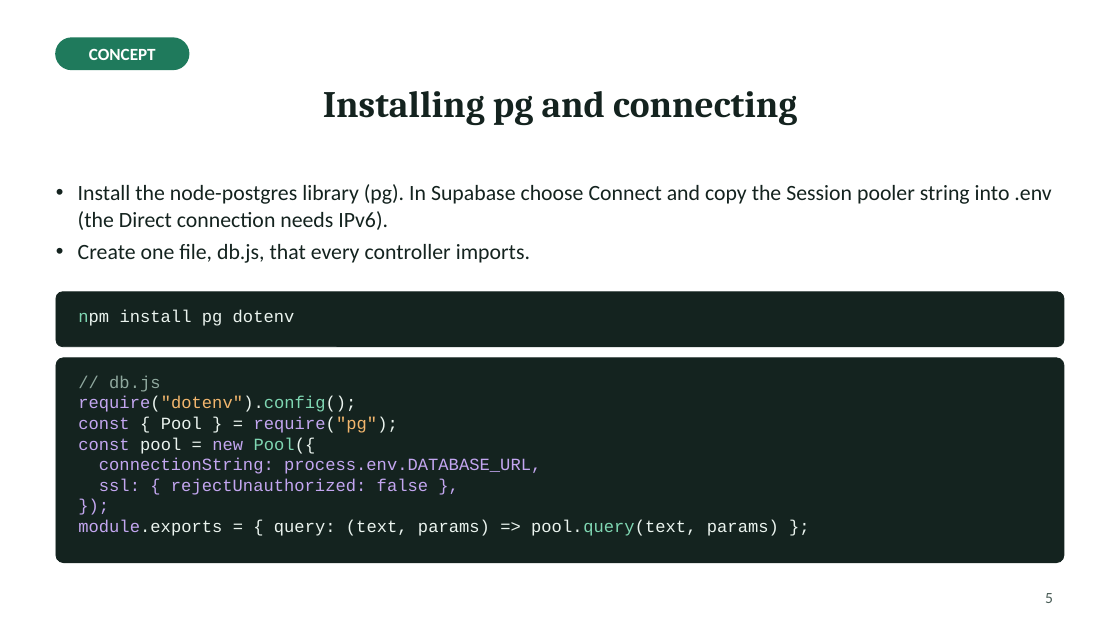
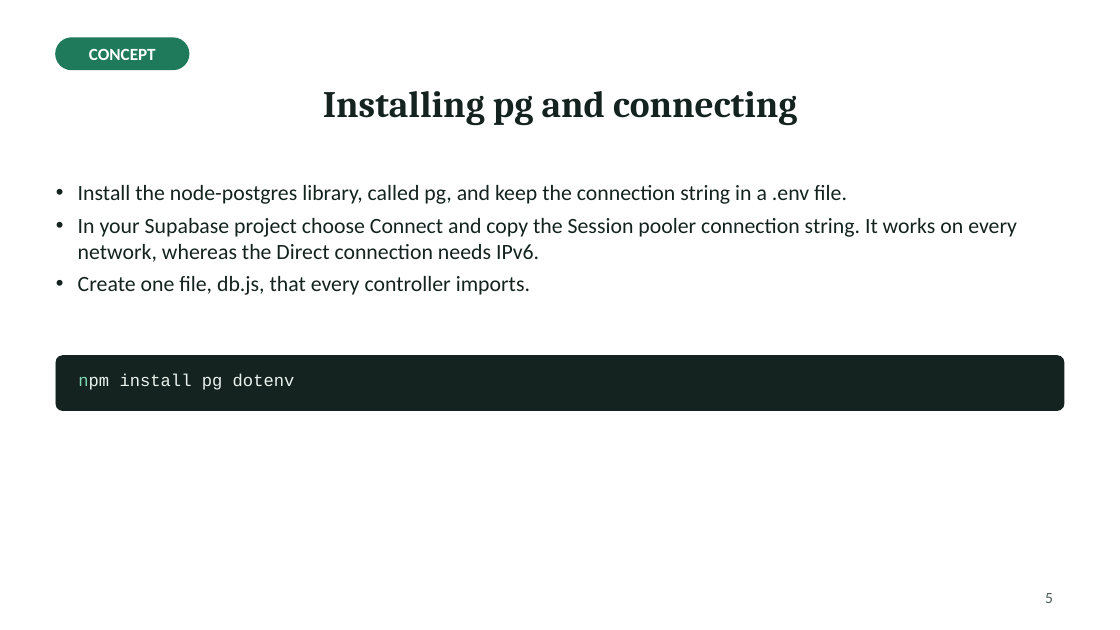
Before and after one commit to Haydzz9/sae104-site, a slide deck: slide 5 of downloads/lecture/Week_11_Lecture_Express_with_PostgreSQL_pg.pptx. Drawn at 1120x630 pixels with LibreOffice and Linux fonts; fonts in the diff are those of the drawing. Boxes give left, top, right and bottom in pixels: in the first picture for what was removed or moved away, otherwise in the second. Text is boxed around its words. In the diff, an @@ line names an element or a change of style, - is before the commit and + after.

```diff
--- a/downloads/lecture/Week_11_Lecture_Express_with_PostgreSQL_pg.pptx
+++ b/downloads/lecture/Week_11_Lecture_Express_with_PostgreSQL_pg.pptx
@@ text at (78,185,1017,262): text changed @@
-• Install the node-postgres library (pg). In Supabase choose Connect and copy the Session pooler string into .env (the Direct connection needs IPv6).
+• Install the node-postgres library, called pg, and keep the connection string in a .env file.
+• In your Supabase project choose Connect and copy the Session pooler connection string. It works on every network, whereas the Direct connection needs IPv6.
@@ rounded rectangle: place and size @@
-rounded rectangle at (56,291,1064,346)
+rounded rectangle at (56,355,1064,410)
@@ rounded rectangle removed at (56,357,1064,562) @@
@@ text "npm install pg dotenv": place and size @@
-text "npm install pg dotenv" at (78,309,295,326)
+text "npm install pg dotenv" at (78,373,295,390)
@@ text removed at (78,375,779,536) @@
-// db.js
-require("dotenv").config();
-const { Pool } = require("pg");
-const pool = new Pool({
-connectionString: process.env.DATABASE_URL,
-ssl: { rejectUnauthorized: false },
-});
-module.exports = { query: (text, params) => pool.query(text, params) };
```
Also in this commit, not shown: 2 other slides changed, 2 slides added, 28 other files.
